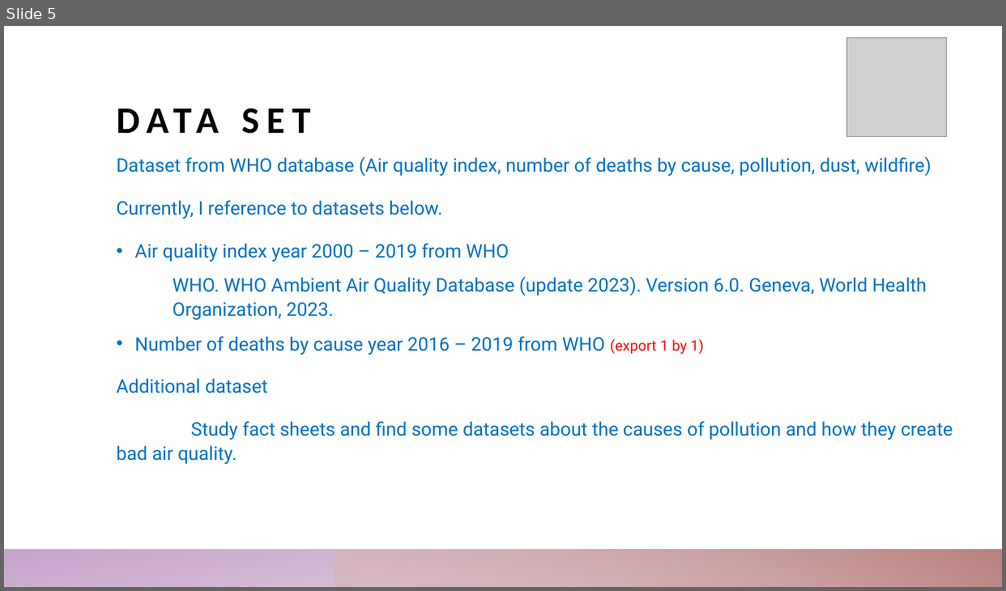
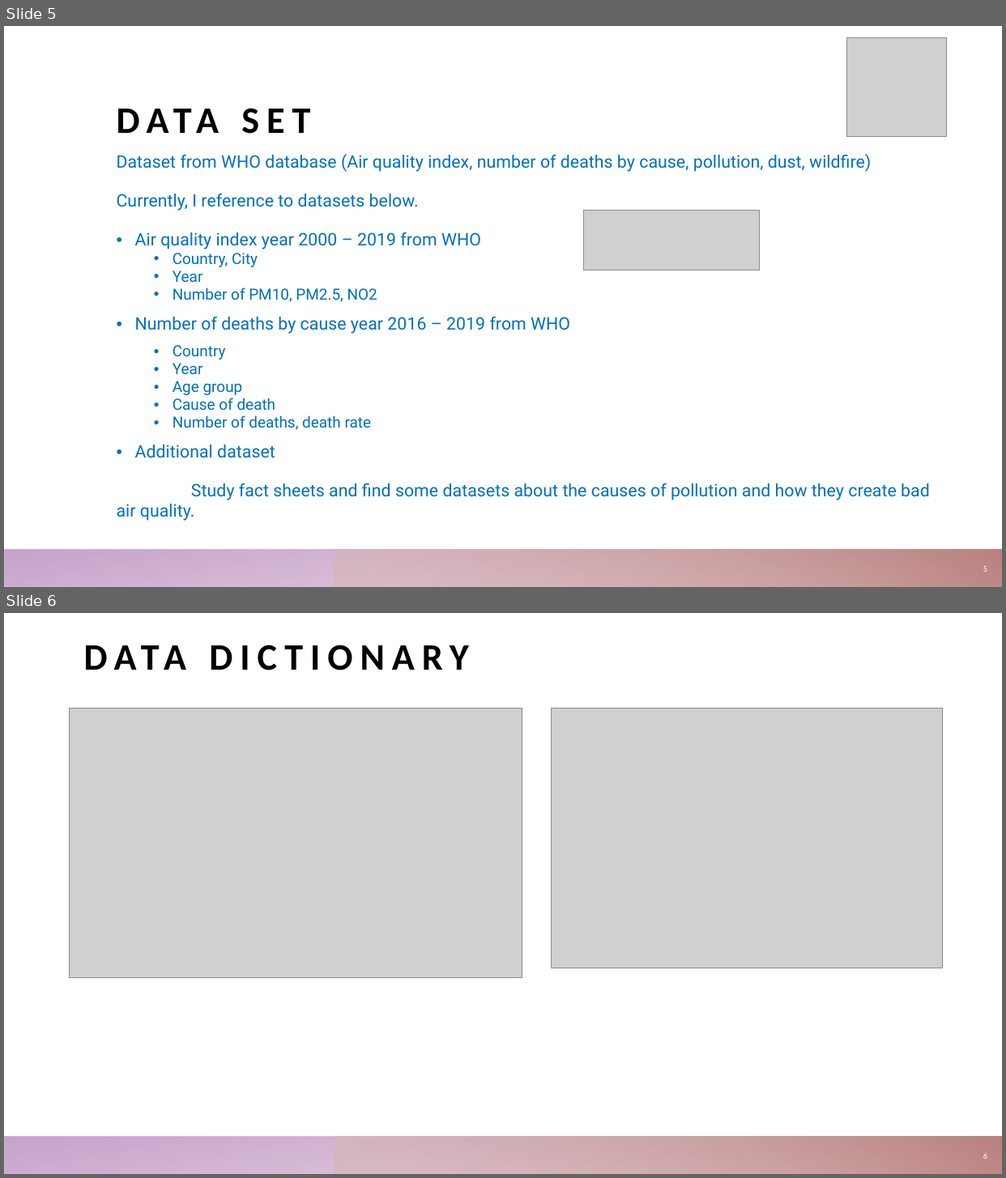
Before and after one commit to Nattie29/Capstone, a slide deck: Capstone Project Sprint1.pptm. Shown one above the other, each under a label of ours: slide 5 before the commit, slides 5 and 6 after it. The pictures are 1006x591 and 1006x1178 pixels, drawn with LibreOffice and Linux fonts; fonts in the diff are those of the drawing; grey boxes stand for pictures. Boxes give left, top, right and bottom in pixels: in the first picture for what was removed or moved away, otherwise in the second. Text is boxed around its words. In the diff, an @@ line names an element or a change of style, - is before the commit and + after.

```diff
--- a/Capstone Project Sprint1.pptm
+++ b/Capstone Project Sprint1.pptm
@@ slide 6 added at bbox=[4, 613, 1002, 1174], background #FFFFFF; not listed: 2 template elements that a slide beside it also shows @@
@@ title added at bbox=[84, 629, 923, 677], 36 pt, text #000000, bold @@
+DATA DICTIONARY
@@ picture added at bbox=[70, 708, 522, 977] @@
@@ picture added at bbox=[552, 708, 943, 969] @@
@@ page number added at bbox=[983, 1153, 987, 1159], 8 pt, text #FFFFFF @@
+6
@@ slide 5 changed as well @@
@@ text at bbox=[117, 154, 930, 521]: size 18 to 16.6 pt in "Dataset from WHO database (Air quality index, ...", "Currently, I reference to datasets below.", "Air quality index year 2000 – 2019 ...", "Additional dataset" and 1 more places; line spacing 1.07 to 0.97; bullet none to • @@
@@ picture added at bbox=[583, 210, 760, 271] @@
@@ text at bbox=[135, 253, 570, 430]: text changed; size 18 to 14.8 pt @@
-WHO. WHO Ambient Air Quality Database (update 2023). Version 6.0. Geneva, World Health Organization, 2023.
-• Number of deaths by cause year 2016 – 2019 from WHO (export 1 by 1)
+  • Country, City
+  • Year
+  • Number of PM10, PM2.5, NO2
+• Number of deaths by cause year 2016 – 2019 from WHO
+  • Country
+  • Year
+  • Age group
+  • Cause of death
+  • Number of deaths, death rate
@@ page number added at bbox=[983, 566, 987, 572], 8 pt, text #FFFFFF @@
+5
```
Also in this commit, not shown: 6 other slides changed, 1 other slide added, 1 slide removed, 2 other files.
